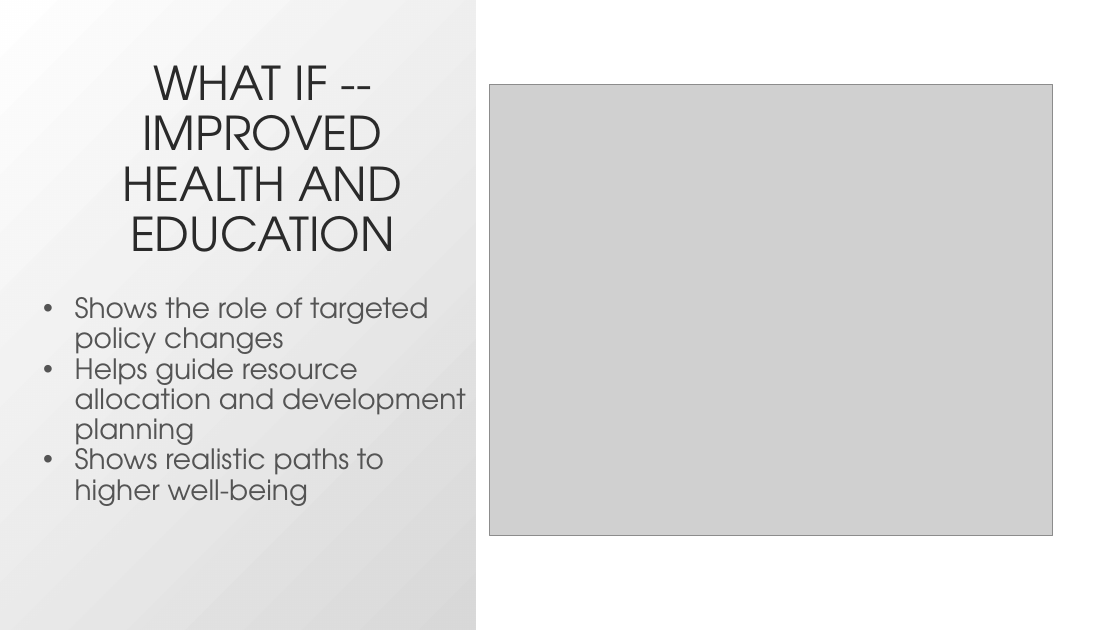
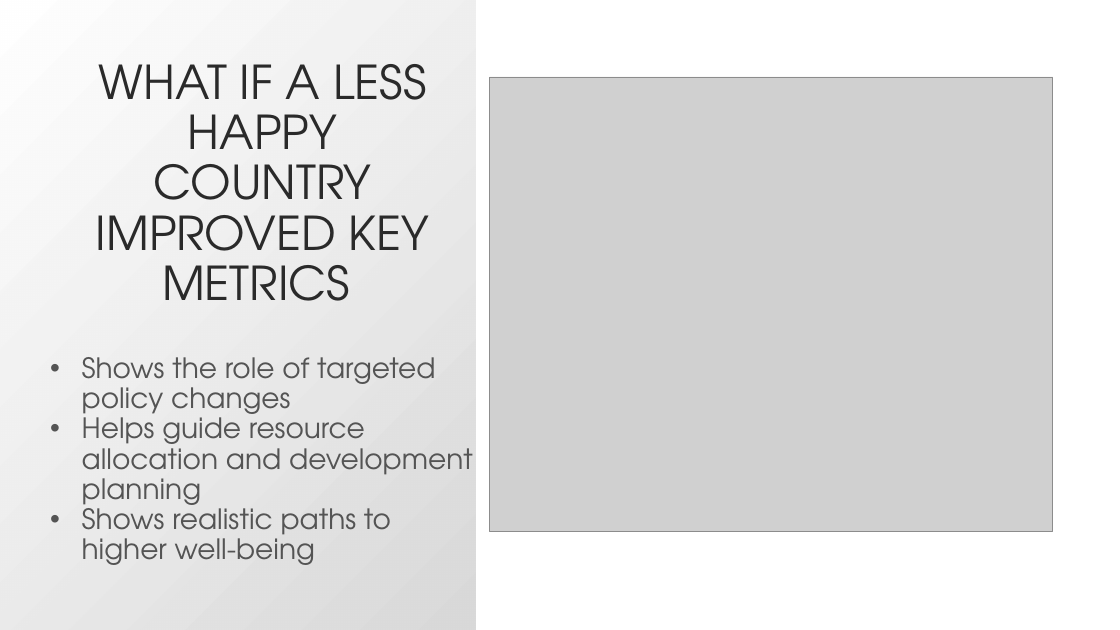
Before and after one commit to bgizzle78/C11_Capstone, a slide deck: slide 13 of presentation/global_happiness_c11_capstone.pptx. Drawn at 1120x630 pixels with LibreOffice and Linux fonts; fonts in the diff are those of the drawing; grey boxes stand for pictures. Boxes give left, top, right and bottom in pixels: in the first picture for what was removed or moved away, otherwise in the second. Text is boxed around its words. In the diff, an @@ line names an element or a change of style, - is before the commit and + after.

```diff
--- a/presentation/global_happiness_c11_capstone.pptx
+++ b/presentation/global_happiness_c11_capstone.pptx
@@ title at bbox=[96, 64, 429, 301]: text changed @@
-WHAT IF -- IMPROVED HEALTH AND EDUCATION
+WHAT IF A LESS HAPPY COUNTRY IMPROVED KEY METRICS
@@ picture: place and size @@
-picture at bbox=[490, 84, 1053, 536]
+picture at bbox=[490, 77, 1053, 532]
@@ text "Shows the role of targeted ...": place and size @@
-text "Shows the role of targeted ..." at bbox=[75, 297, 466, 506]
+text "Shows the role of targeted ..." at bbox=[82, 357, 473, 565]
```
Also in this commit, not shown: 10 other slides changed, 2 other files.
